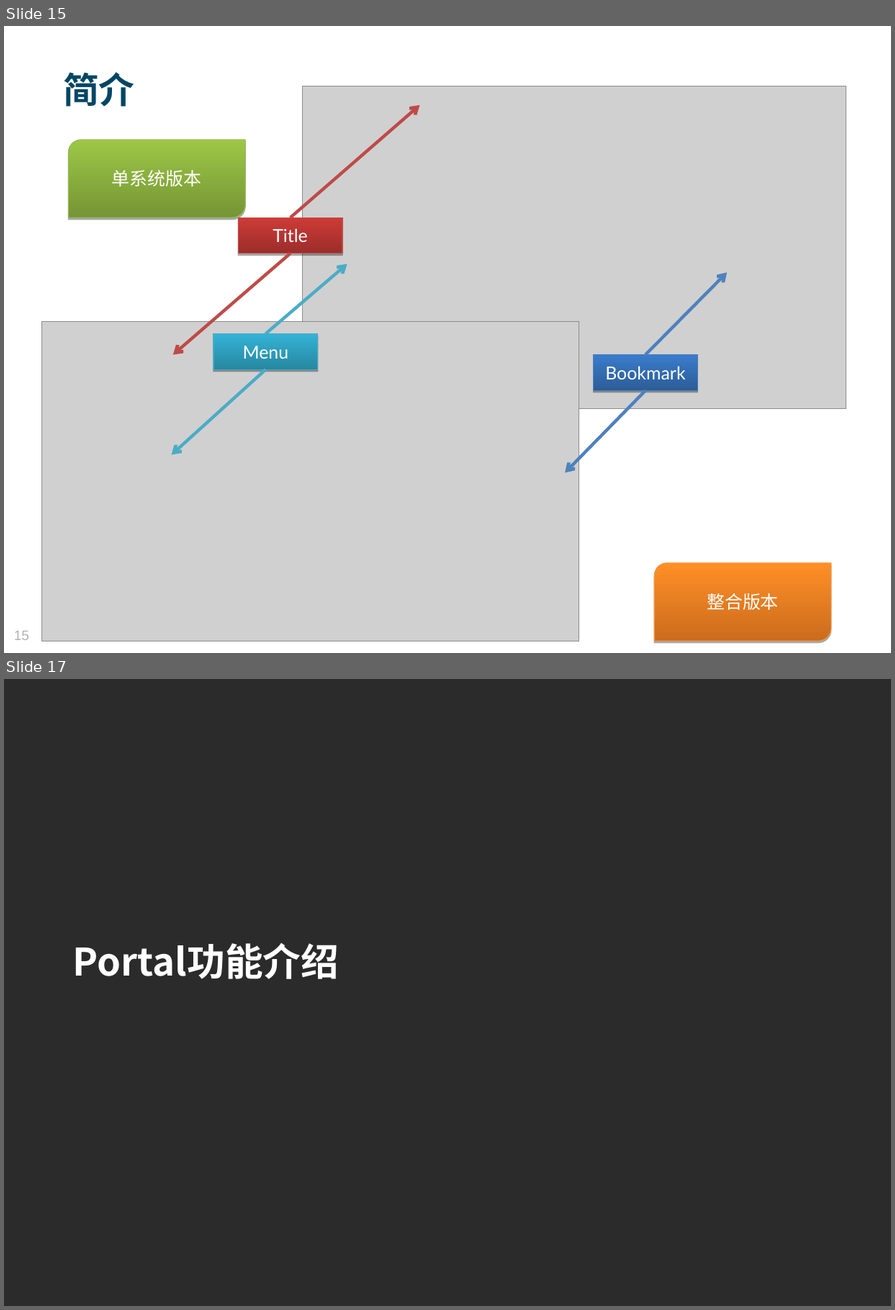
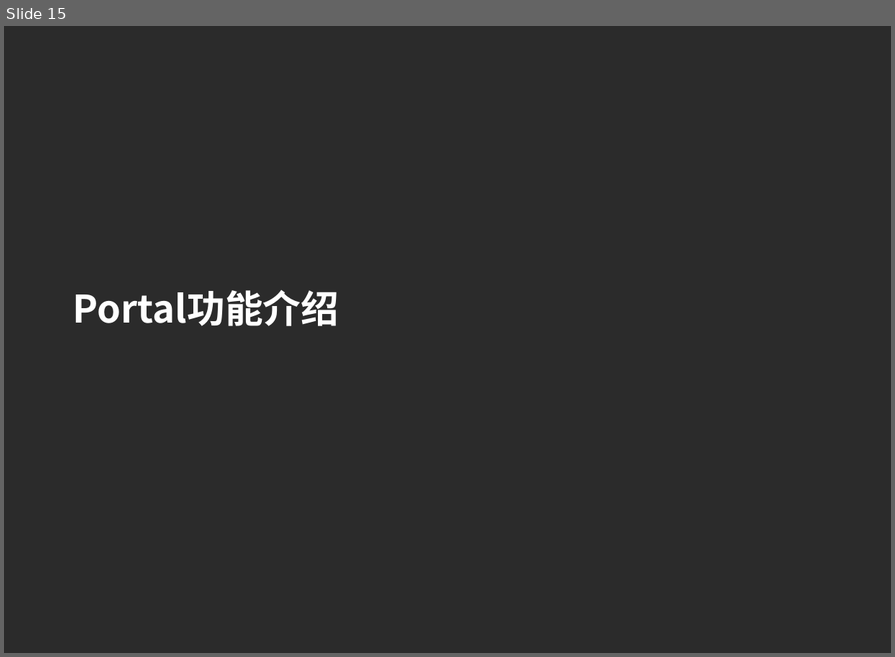
Before and after one commit to MosesZhu/Cube, a slide deck: Document/New Webframework Introduction.ppt. Shown one above the other, each under a label of ours: slides 15 and 17 before the commit, slide 15 after it; the slides between them are not shown. The pictures are 895x1310 and 895x657 pixels, drawn with LibreOffice and Linux fonts; fonts in the diff are those of the drawing; grey boxes stand for pictures; background and template pictures are left out; a plain dark background stands for a picture behind light text. Boxes give left, top, right and bottom in pixels: in the first picture for what was removed or moved away, otherwise in the second. Text is boxed around its words. In the diff, an @@ line names an element or a change of style, - is before the commit and + after.

```diff
--- a/Document/New Webframework Introduction.ppt
+++ b/Document/New Webframework Introduction.ppt
@@ slide 15 removed at <box>4,26,891,653</box>, background picture (left out) @@
@@ text removed at <box>63,72,134,107</box> @@
-简介
@@ picture removed at <box>303,86,846,409</box> @@
@@ arrow removed from (290, 218) to (420, 105) @@
@@ freeform shape removed at <box>69,140,245,218</box> @@
-单系统版本
@@ rectangle removed at <box>239,218,342,254</box> @@
-Title
@@ arrow removed from (290, 254) to (173, 354) @@
@@ arrow removed from (266, 334) to (347, 264) @@
@@ arrow removed from (646, 354) to (727, 273) @@
@@ picture removed at <box>42,322,579,642</box> @@
@@ rectangle removed at <box>214,334,317,369</box> @@
-Menu
@@ arrow removed from (266, 369) to (172, 454) @@
@@ rectangle removed at <box>594,354,698,390</box> @@
-Bookmark
@@ arrow removed from (646, 391) to (565, 473) @@
@@ freeform shape removed at <box>654,563,831,642</box> @@
-整合版本
@@ page number removed at <box>14,631,29,640</box> @@
-15
@@ what was slide 17 is now slide 15 @@
```
Also in this commit, not shown: 11 slides changed, 2 slides added, 3 other slides removed, 12 other files.
